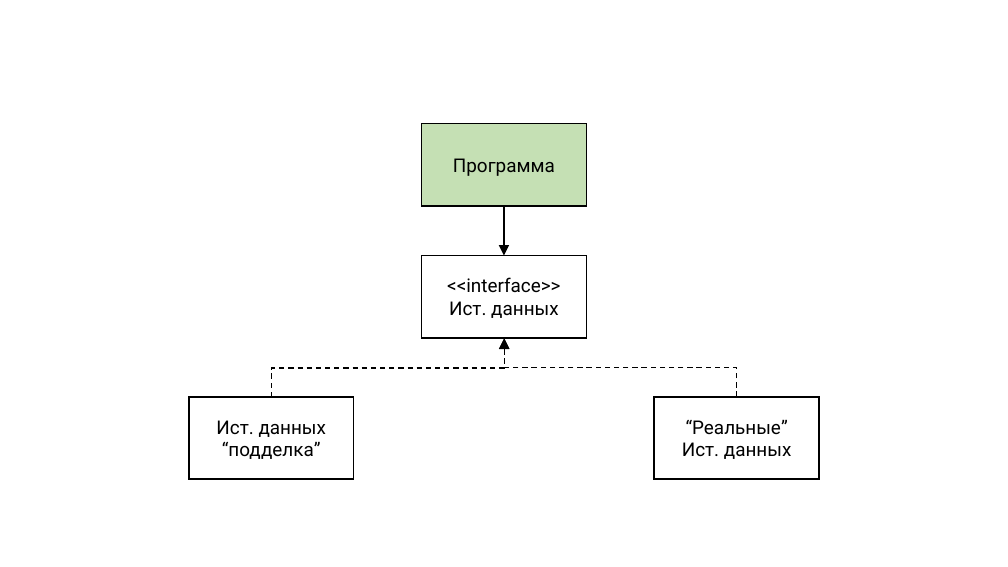
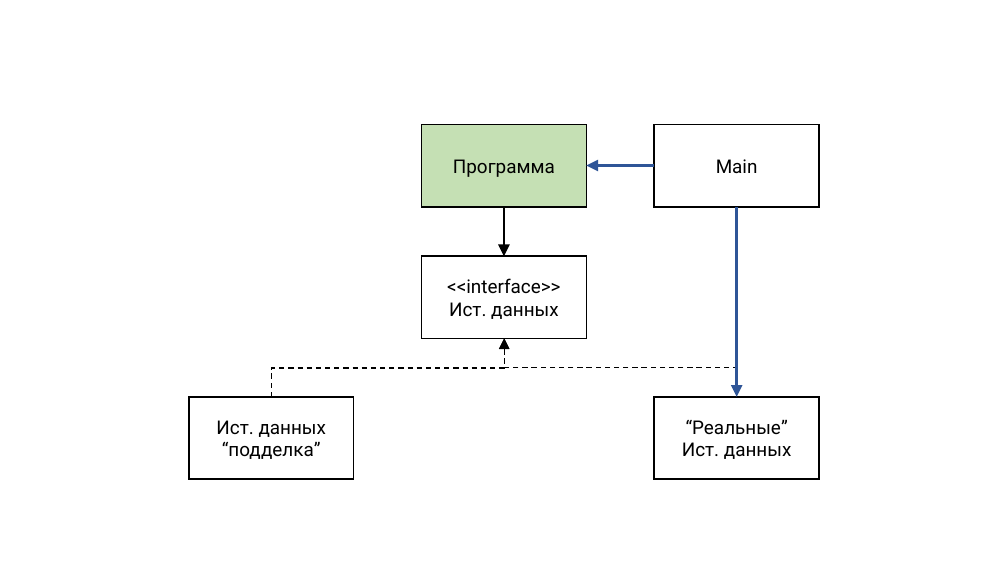
Before and after one commit to rkhaimov/brain-gym, a slide deck: slide 46 of Презентация.pptx (slide 44 before the commit). Drawn at 1008x567 pixels with LibreOffice and Linux fonts; fonts in the diff are those of the drawing; background and template pictures are left out. Boxes give left, top, right and bottom in pixels: in the first picture for what was removed or moved away, otherwise in the second. Text is boxed around its words. In the diff, an @@ line names an element or a change of style, - is before the commit and + after.

```diff
--- a/Презентация.pptx
+++ b/Презентация.pptx
@@ rectangle added at (x1=654, y1=124, x2=819, y2=206), fill #FFFFFF, outline #000000 1.5 pt, 18 pt, text #000000 @@
+Main
@@ elbow arrow added from (654, 166) to (587, 166), #2F5597 2.25 pt @@
@@ elbow arrow added from (737, 207) to (737, 397), #2F5597 2.25 pt @@
```
Also in this commit, not shown: 4 other slides changed, 1 slide removed.
